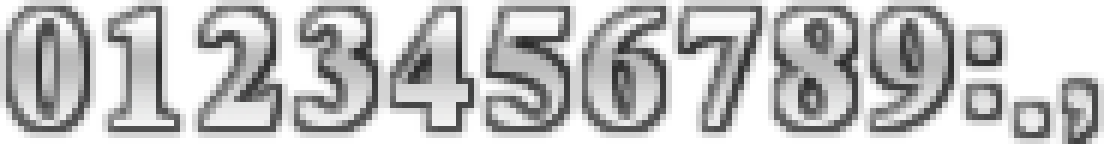
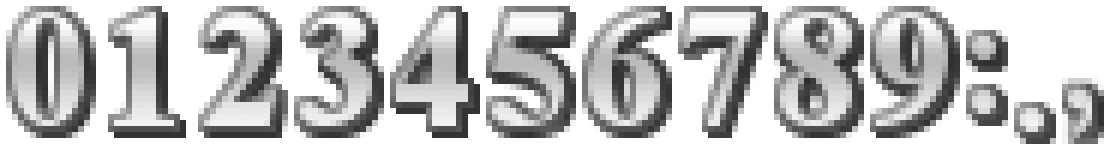
Comparing the layer stacks of the two w=1104, h=144 images. Changes:
renamed "背景" to "可視部分コピー #1", opacity 100% → 80%, moved it above "0123456789:., #1", painted on it over [0, 0, 1104, 144]
